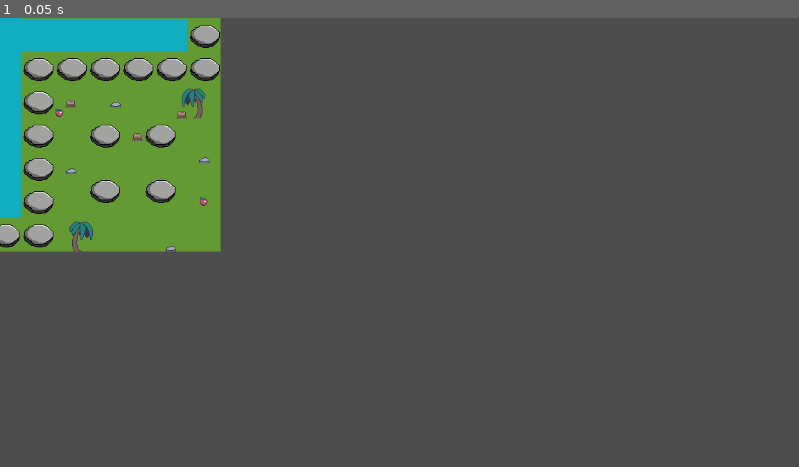
Above: before the commit, frame 1.
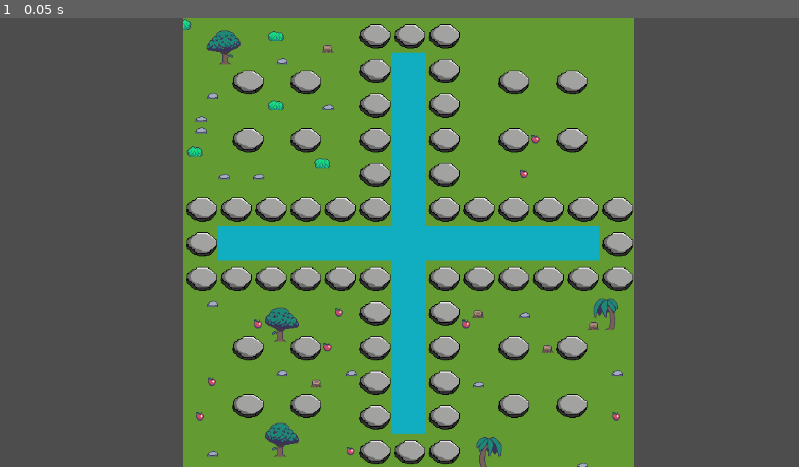
Above: after the commit, the same moment.

Repository: Sark1223/LUDO_v1
Game: Godot game, scene res://escenas/tablero.tscn
The game is run twice, just before and just after one commit, with the same random seed, the same clock (stepped at 60 frames per second) and the same inputs. Before the commit the project has no main scene; this scene is started directly in both runs.
Inputs:
- Up to frame 1 (0.05 s): no input

The runs differ from the first frame. In frame 1, 66% of the frame differs, in the area x 0-80%, y 0-100%.

Commit message:
x

Diff:
--- /dev/null
+++ b/Juego_V1/ludi_v1/escenas/ludo.gd
@@ -0,0 +1,11 @@
+extends Sprite2D
+
+
+# Called when the node enters the scene tree for the first time.
+func _ready() -> void:
+	pass # Replace with function body.
+
+
+# Called every frame. 'delta' is the elapsed time since the previous frame.
+func _process(delta: float) -> void:
+	pass
--- a/Juego_V1/ludi_v1/escenas/main.tscn
+++ b/Juego_V1/ludi_v1/escenas/main.tscn
@@ -1,7 +1,12 @@
-[gd_scene format=3 uid="uid://dg5lyabvtxpdd"]
+[gd_scene load_steps=2 format=3 uid="uid://dg5lyabvtxpdd"]
+
+[ext_resource type="PackedScene" uid="uid://cmb2cow1jbciy" path="res://escenas/tablero.tscn" id="1_ogib2"]
 
 [node name="main" type="Node2D"]
 
 [node name="Camera2D" type="Camera2D" parent="."]
 
 [node name="CanvasLayer" type="CanvasLayer" parent="."]
+
+[node name="Tablero" parent="." instance=ExtResource("1_ogib2")]
+position = Vector2(305, 286)
--- a/Juego_V1/ludi_v1/escenas/tablero.tscn
+++ b/Juego_V1/ludi_v1/escenas/tablero.tscn
@@ -1,5 +1,6 @@
-[gd_scene load_steps=23 format=4 uid="uid://cmb2cow1jbciy"]
+[gd_scene load_steps=24 format=4 uid="uid://cmb2cow1jbciy"]
 
+[ext_resource type="Script" path="res://escenas/ludo.gd" id="1_4awqt"]
 [ext_resource type="Texture2D" uid="uid://bxixulrhfary" path="res://Rocky Roads/Rocky Roads/proto/Piedras.png" id="1_wsx56"]
 [ext_resource type="Texture2D" uid="uid://dry5bkebxmw16" path="res://Rocky Roads/Rocky Roads/Deco/water_a_8frames.png" id="2_1hly0"]
 [ext_resource type="Texture2D" uid="uid://b6aundwb8ssin" path="res://Rocky Roads/Rocky Roads/proto/base_personaje.png" id="3_0btv7"]
@@ -155,6 +156,9 @@
 sources/5 = SubResource("TileSetAtlasSource_gmyte")
 
 [node name="Tablero" type="Sprite2D"]
+position = Vector2(583, 299)
+scale = Vector2(1.0417, 1.0417)
+script = ExtResource("1_4awqt")
 
 [node name="piezas" type="Node2D" parent="."]
 
--- a/Juego_V1/ludi_v1/project.godot
+++ b/Juego_V1/ludi_v1/project.godot
@@ -11,6 +11,7 @@
 [application]
 
 config/name="Ludi_v1"
+run/main_scene="res://escenas/tablero.tscn"
 config/features=PackedStringArray("4.3", "Forward Plus")
 config/icon="res://icon.svg"
 
